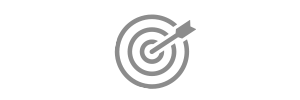
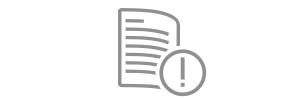
Comparing the layer stacks of the two 300 x 100 images. Changes:
hid group "Dateplanner" (1 layers) over 114, 14, 197, 89
showed group "letter" (1st of 2) (2 layers) over 118, 8, 207, 97
added layer "letter_alert" (66%) in group "letter" over 118, 8, 207, 97
